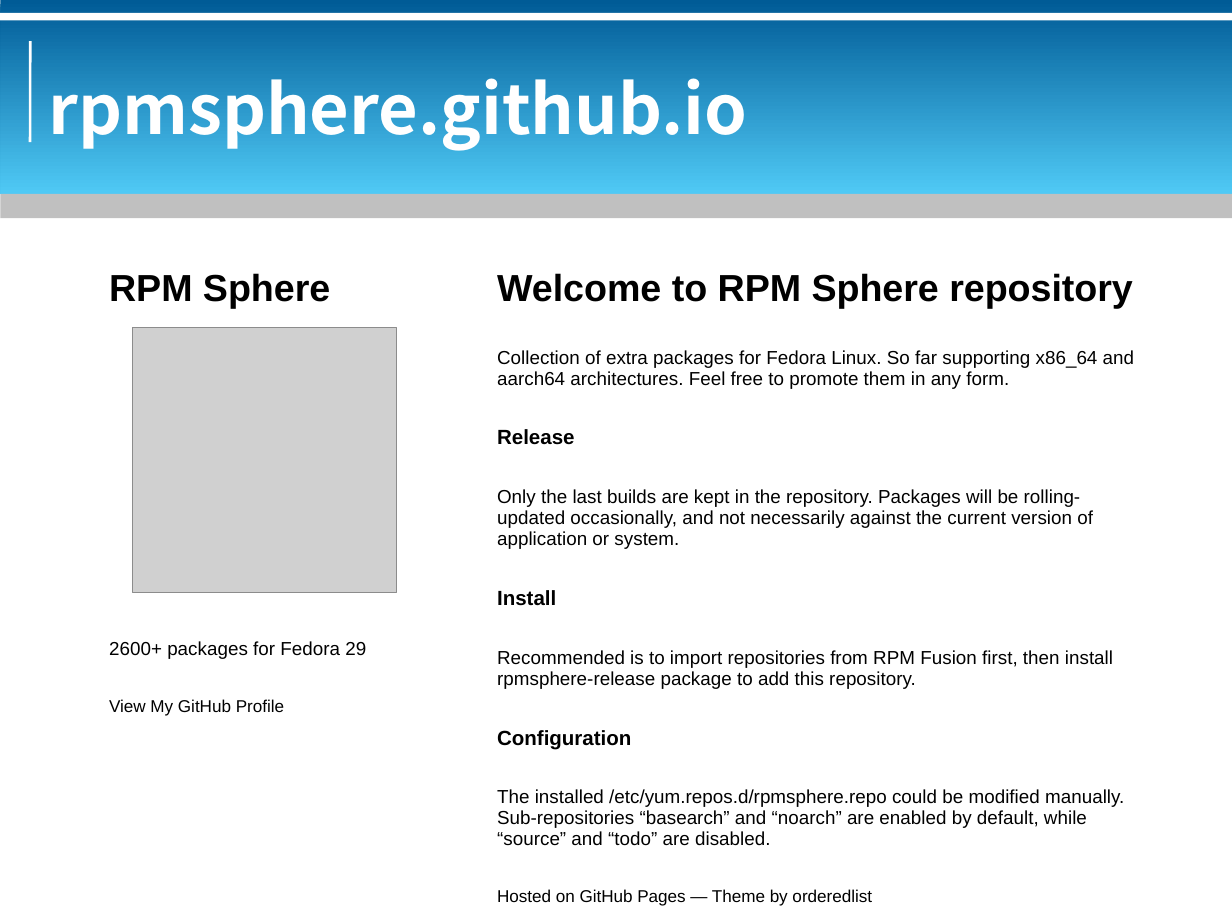
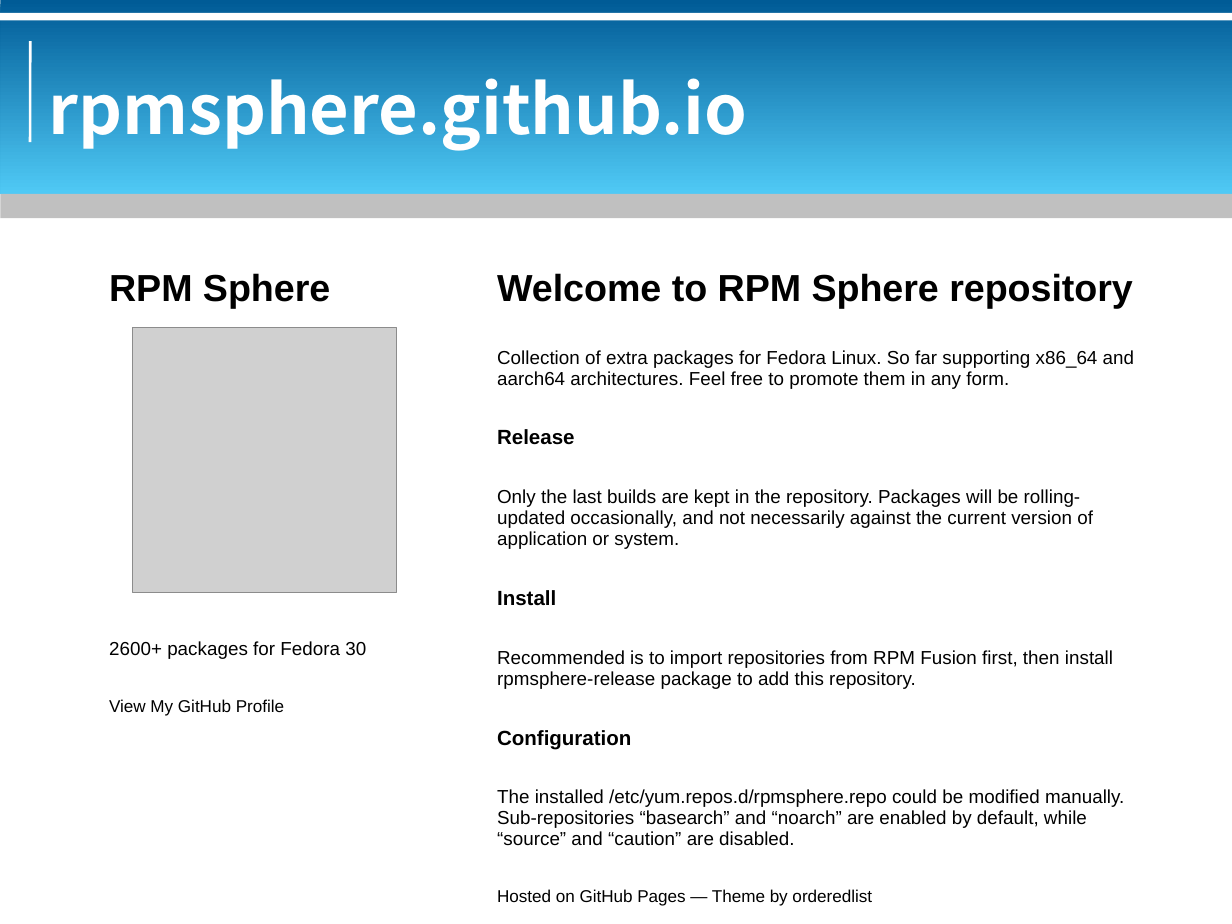
Before and after one commit to bluebat/.presentations, a slide deck: slide 2 of rpmsphere-repository.odp. Drawn at 1232x924 pixels with LibreOffice and Linux fonts; fonts in the diff are those of the drawing; grey boxes stand for pictures; background and template pictures are left out. Boxes give left, top, right and bottom in pixels: in the first picture for what was removed or moved away, otherwise in the second. Text is boxed around its words. In the diff, an @@ line names an element or a change of style, - is before the commit and + after.

```diff
--- a/rpmsphere-repository.odp
+++ b/rpmsphere-repository.odp
@@ text at (109, 641, 366, 659): text changed @@
-2600+ packages for Fedora 29
+2600+ packages for Fedora 30
@@ text at (497, 789, 1124, 846): text changed @@
-The installed /etc/yum.repos.d/rpmsphere.repo could be modified manually. Sub-repositories “basearch” and “noarch” are enabled by default, while “source” and “todo” are disabled.
+The installed /etc/yum.repos.d/rpmsphere.repo could be modified manually. Sub-repositories “basearch” and “noarch” are enabled by default, while “source” and “caution” are disabled.
```
Also in this commit, not shown: 3 other slides changed, 1 other file.
